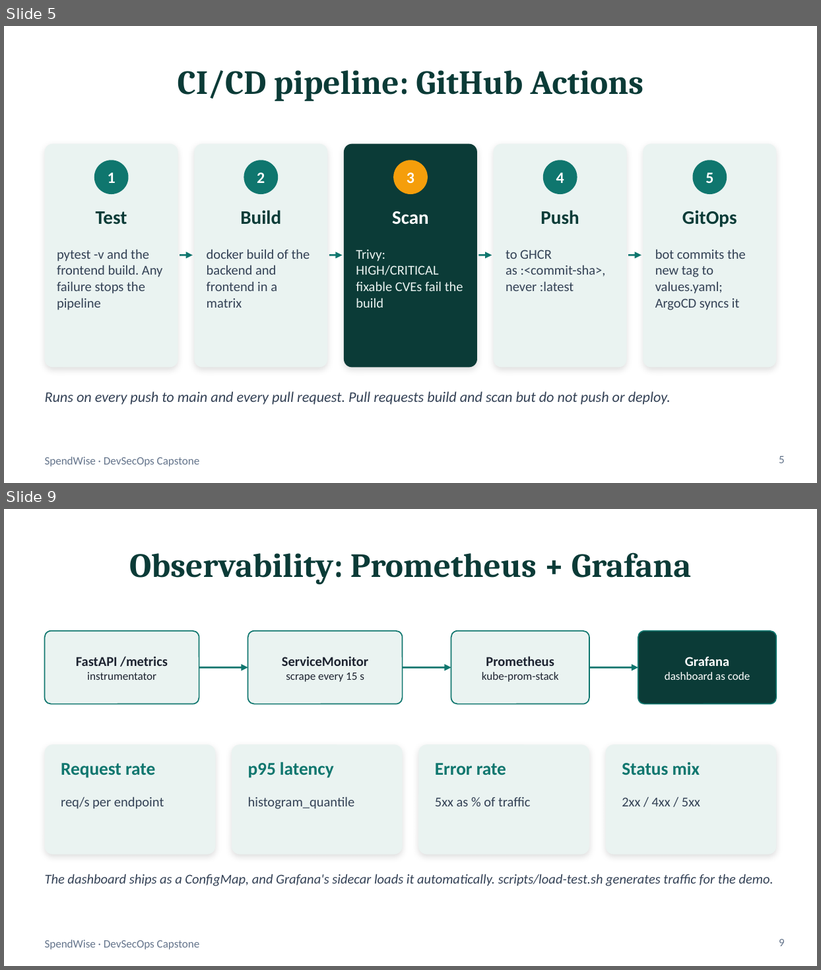
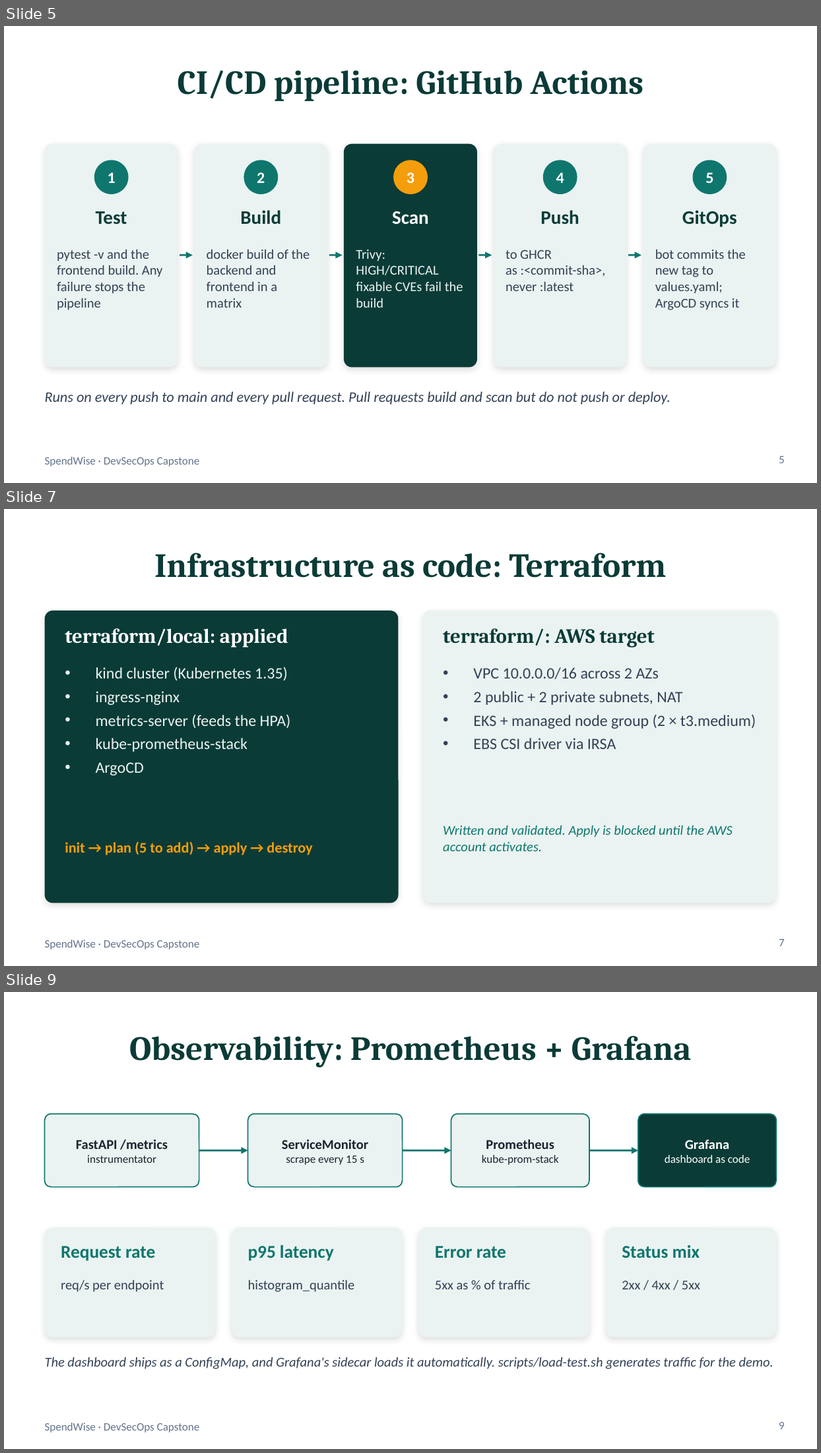
Before and after one commit to PiyushhBansal/spendwise, a slide deck: demo/SpendWise-Presentation.pptx. Shown one above the other, each under a label of ours: slides 5 and 9 before the commit, slides 5, 7 and 9 after it; the slides between them are not shown. The pictures are 821x970 and 821x1453 pixels, drawn with LibreOffice and Linux fonts; fonts in the diff are those of the drawing. Boxes give left, top, right and bottom in pixels: in the first picture for what was removed or moved away, otherwise in the second. Text is boxed around its words. In the diff, an @@ line names an element or a change of style, - is before the commit and + after.

Commit message:
docs(demo): add PDF slide deck and update slides and video script for local cluster

```diff
--- a/demo/SpendWise-Presentation.pptx
+++ b/demo/SpendWise-Presentation.pptx
@@ slide 7 added at bbox=[4, 509, 817, 966], background #FFFFFF; not listed: 1 template element that a slide beside it also shows @@
@@ title added at bbox=[154, 553, 666, 578], 30 pt, text #0B3B37, bold @@
+Infrastructure as code: Terraform
@@ rounded rectangle added at bbox=[45, 611, 399, 904], fill #0B3B37 @@
@@ rounded rectangle added at bbox=[422, 611, 776, 904], fill #EAF3F1 @@
@@ text added at bbox=[65, 628, 288, 648], 18 pt, text #FFFFFF, bold @@
+terraform/local: applied
@@ text added at bbox=[443, 628, 654, 648], 18 pt, text #0B3B37, bold @@
+terraform/: AWS target
@@ text added at bbox=[96, 667, 291, 776], 14 pt, text #EAF3F1 @@
+• kind cluster (Kubernetes 1.35)
+• ingress-nginx
+• metrics-server (feeds the HPA)
+• kube-prometheus-stack
+• ArgoCD
@@ text added at bbox=[473, 667, 756, 749], 14 pt, text #334155 @@
+• VPC 10.0.0.0/16 across 2 AZs
+• 2 public + 2 private subnets, NAT
+• EKS + managed node group (2 × t3.medium)
+• EBS CSI driver via IRSA
@@ text added at bbox=[443, 825, 733, 852], 12 pt, text #0F766E, italic @@
+Written and validated. Apply is blocked until the AWS account activates.
@@ text added at bbox=[65, 842, 312, 855], 13 pt, text #F59E0B, bold @@
+init → plan (5 to add) → apply → destroy
@@ page number added at bbox=[779, 939, 785, 947], 10 pt, text #64748B @@
+7
```
Also in this commit, not shown: 7 slides changed, 1 slide removed, 2 other files.
